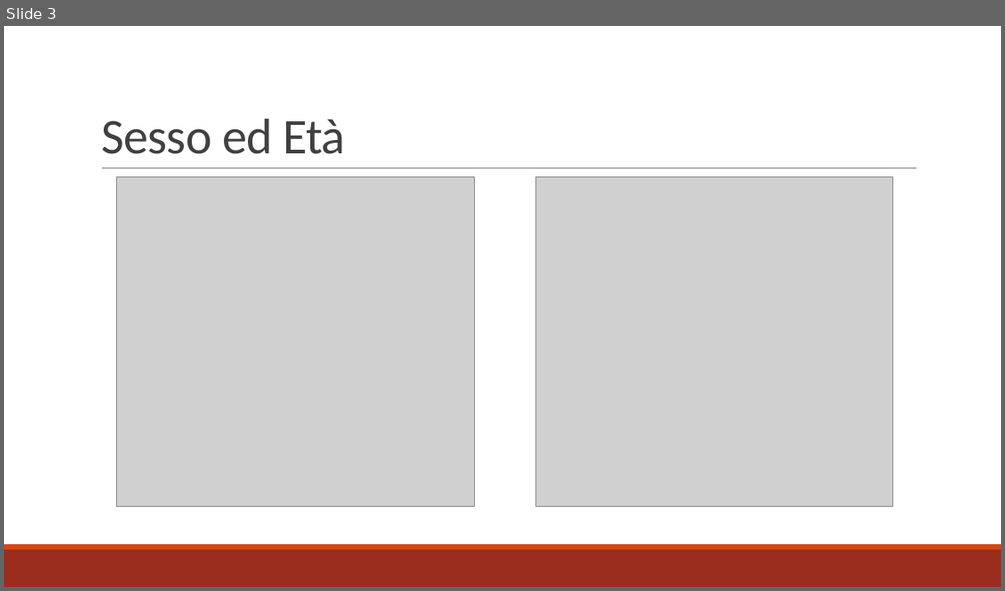
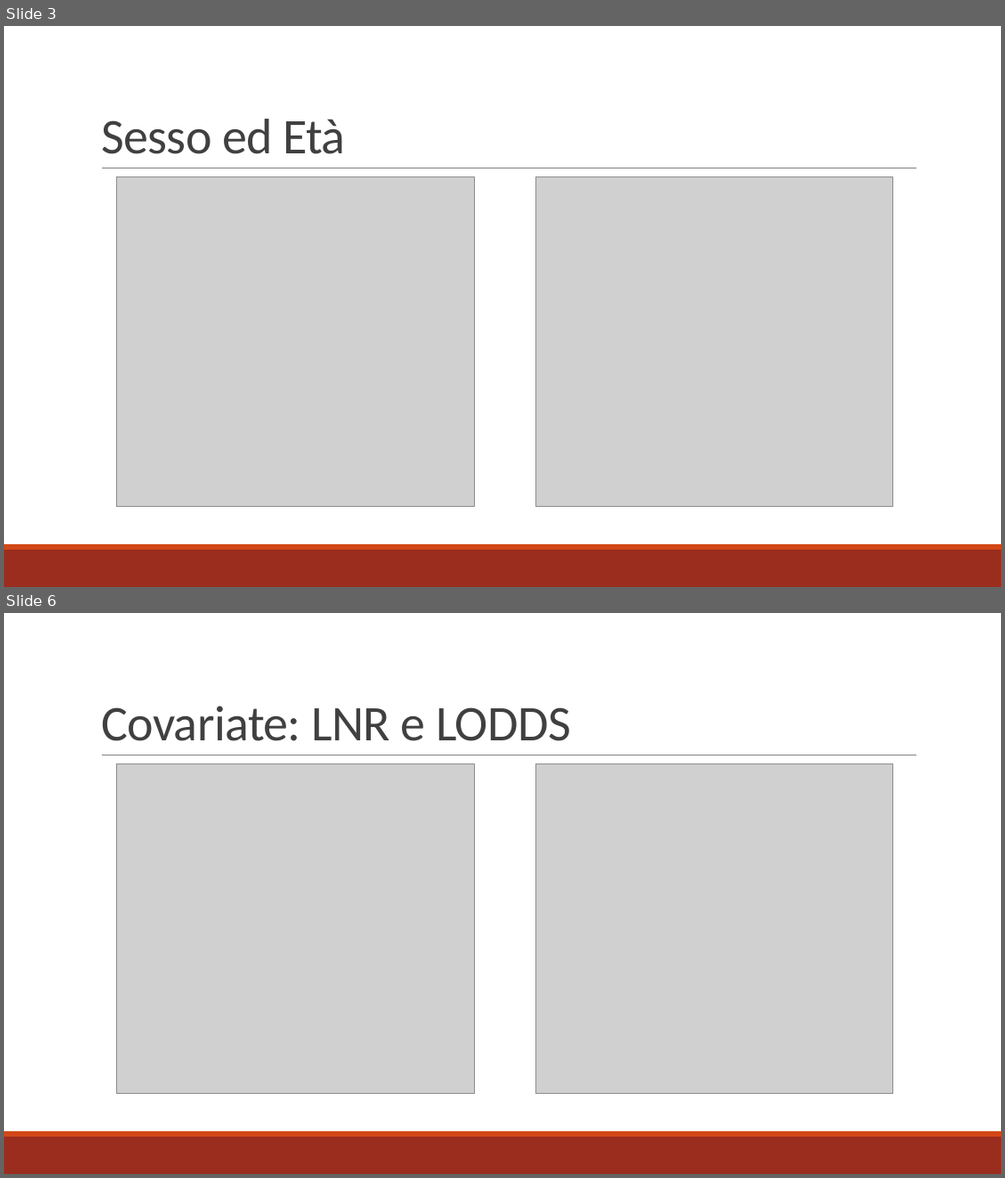
Before and after one commit to alghul96/AnalisiCdS, a slide deck: 2017-5 - 10 gruppo 8.pptx. Shown one above the other, each under a label of ours: slide 3 before the commit, slides 3 and 6 after it; the slides between them are not shown. The pictures are 1005x591 and 1005x1178 pixels, drawn with LibreOffice and Linux fonts; fonts in the diff are those of the drawing; grey boxes stand for pictures. Boxes give left, top, right and bottom in pixels: in the first picture for what was removed or moved away, otherwise in the second. Text is boxed around its words. In the diff, an @@ line names an element or a change of style, - is before the commit and + after.

```diff
--- a/2017-5 - 10 gruppo 8.pptx
+++ b/2017-5 - 10 gruppo 8.pptx
@@ slide 6 added at (x1=4, y1=613, x2=1001, y2=1174), background #FFFFFF; not listed: 3 template elements that a slide beside it also shows @@
@@ title added at (x1=101, y1=706, x2=571, y2=741), 48 pt, text #404040 @@
+Covariate: LNR e LODDS
@@ picture added at (x1=117, y1=764, x2=474, y2=1093) @@
@@ picture added at (x1=535, y1=764, x2=893, y2=1093) @@
```
Also in this commit, not shown: 3 slides changed, 11 other slides added, 4 other files.
